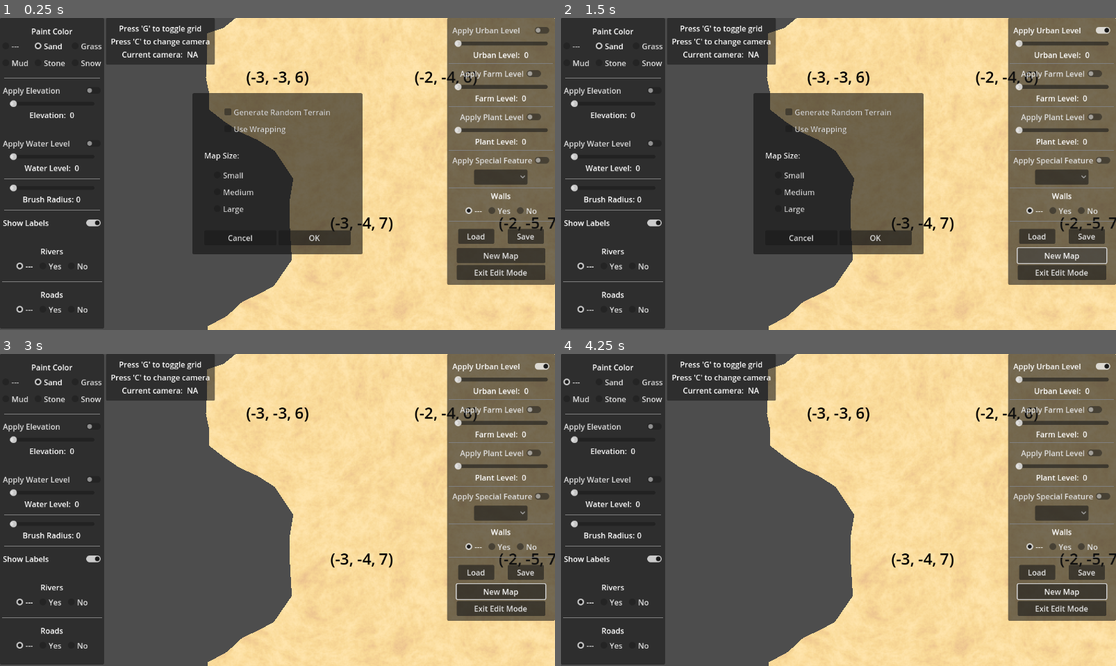
Above: before the commit, frames 1-4 (two rows, left to right).
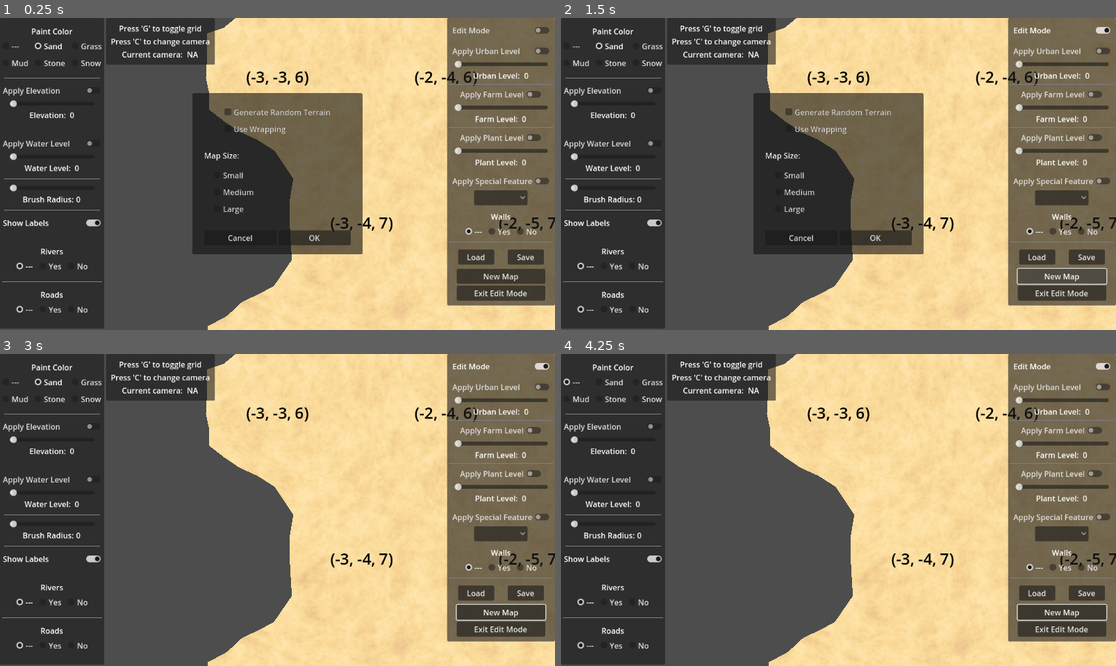
Above: after the commit, the same moments.

Repository: andperks6/hexmap_godot_c
Game: Godot game, scene res://scenes/main.tscn
The game is run twice, just before and just after one commit, with the same random seed, the same clock (stepped at 60 frames per second) and the same inputs.
Inputs (mouse positions are in pixels of both pictures, inside the frame that each line leads up to):
- Up to frame 1 (0.25 s): no input
- Up to frame 2 (1.5 s): click (1060, 30) at 0.5 s, where only the run after the commit has a clickable "Edit Mode"; click "New Map" at 1.25 s
- Up to frame 3 (3 s): click "New Map" at 2 s; click "OK" at 2.75 s
- Up to frame 4 (4.25 s): click "---" at 3.5 s

The runs differ from the first frame. In frame 1, 7.0% of the frame differs, in the area x 80-100%, y 3-93%; in frame 2, 7.2%; in frame 3, 7.2%; in frame 4, 7.2%.

Commit message:
add missing edit button

Diff:
--- a/scenes/hex_map_editor_ui.tscn
+++ b/scenes/hex_map_editor_ui.tscn
@@ -348,6 +348,14 @@
 [node name="VBoxContainer" type="VBoxContainer" parent="CanvasLayer/PanelContainer2/MarginContainer"]
 layout_mode = 2
 
+[node name="CheckButton_EditMode" type="CheckButton" parent="CanvasLayer/PanelContainer2/MarginContainer/VBoxContainer"]
+layout_mode = 2
+focus_mode = 0
+text = "Edit Mode"
+
+[node name="HSeparator6" type="HSeparator" parent="CanvasLayer/PanelContainer2/MarginContainer/VBoxContainer"]
+layout_mode = 2
+
 [node name="CheckButton_UrbanLevel" type="CheckButton" parent="CanvasLayer/PanelContainer2/MarginContainer/VBoxContainer"]
 layout_mode = 2
 focus_mode = 0
@@ -452,6 +460,7 @@
 focus_mode = 0
 item_count = 4
 popup/item_0/text = "None"
+popup/item_0/id = 0
 popup/item_1/text = "Castle"
 popup/item_1/id = 1
 popup/item_2/text = "Ziggurat"
@@ -547,7 +556,7 @@
 [node name="LoadFileDialog" type="FileDialog" parent="CanvasLayer"]
 auto_translate_mode = 1
 title = "Open a File"
-size = Vector2i(207, 175)
+size = Vector2i(220, 175)
 ok_button_text = "Open"
 file_mode = 0
 access = 1
@@ -656,6 +665,7 @@
 [connection signal="pressed" from="CanvasLayer/HBoxContainer/PanelContainer/VBoxContainer/HBoxContainer4/CheckBox_RoadsIgnore" to="." method="_on_check_box_roads_ignore_pressed"]
 [connection signal="pressed" from="CanvasLayer/HBoxContainer/PanelContainer/VBoxContainer/HBoxContainer4/CheckBox_RoadsYes" to="." method="_on_check_box_roads_yes_pressed"]
 [connection signal="pressed" from="CanvasLayer/HBoxContainer/PanelContainer/VBoxContainer/HBoxContainer4/CheckBox_RoadsNo" to="." method="_on_check_box_roads_no_pressed"]
+[connection signal="toggled" from="CanvasLayer/PanelContainer2/MarginContainer/VBoxContainer/CheckButton_EditMode" to="." method="_on_check_button_edit_mode_toggled"]
 [connection signal="toggled" from="CanvasLayer/PanelContainer2/MarginContainer/VBoxContainer/CheckButton_UrbanLevel" to="." method="_on_check_button_urban_level_toggled"]
 [connection signal="value_changed" from="CanvasLayer/PanelContainer2/MarginContainer/VBoxContainer/MarginContainer/UrbanLevelSlider" to="." method="_on_urban_level_slider_value_changed"]
 [connection signal="toggled" from="CanvasLayer/PanelContainer2/MarginContainer/VBoxContainer/CheckButton_FarmLevel" to="." method="_on_check_button_farm_level_toggled"]
--- a/scripts/hex_cell.gd
+++ b/scripts/hex_cell.gd
@@ -475,9 +475,9 @@
 	_roads[i] = state
 
 	#Remove the road from its neighbor as well
-	var opposite_direction: HexDirectionsClass.HexDirections = int(HexDirectionsClass.opposite(index))
-	hex_neighbors[index]._roads[int(opposite_direction)] = state
-	hex_neighbors[index]._refresh_self_only()
+	var opposite_direction: HexDirectionsClass.HexDirections = int(HexDirectionsClass.opposite(i)) as HexDirectionsClass.HexDirections
+	hex_neighbors[i]._roads[int(opposite_direction)] = state
+	hex_neighbors[i]._refresh_self_only()
 
 	#Refresh this cell
 	_refresh_self_only()
--- a/scripts/hex_map_editor_ui.gd
+++ b/scripts/hex_map_editor_ui.gd
@@ -449,6 +449,12 @@
 
 func _on_exit_edit_mode_button_pressed() -> void:
 	edit_mode_exited.emit()
+
+func _on_check_button_edit_mode_toggled(toggled_on: bool) -> void:
+	if toggled_on:
+		enable()
+	else:
+		disable()
 
 
 #endregion
